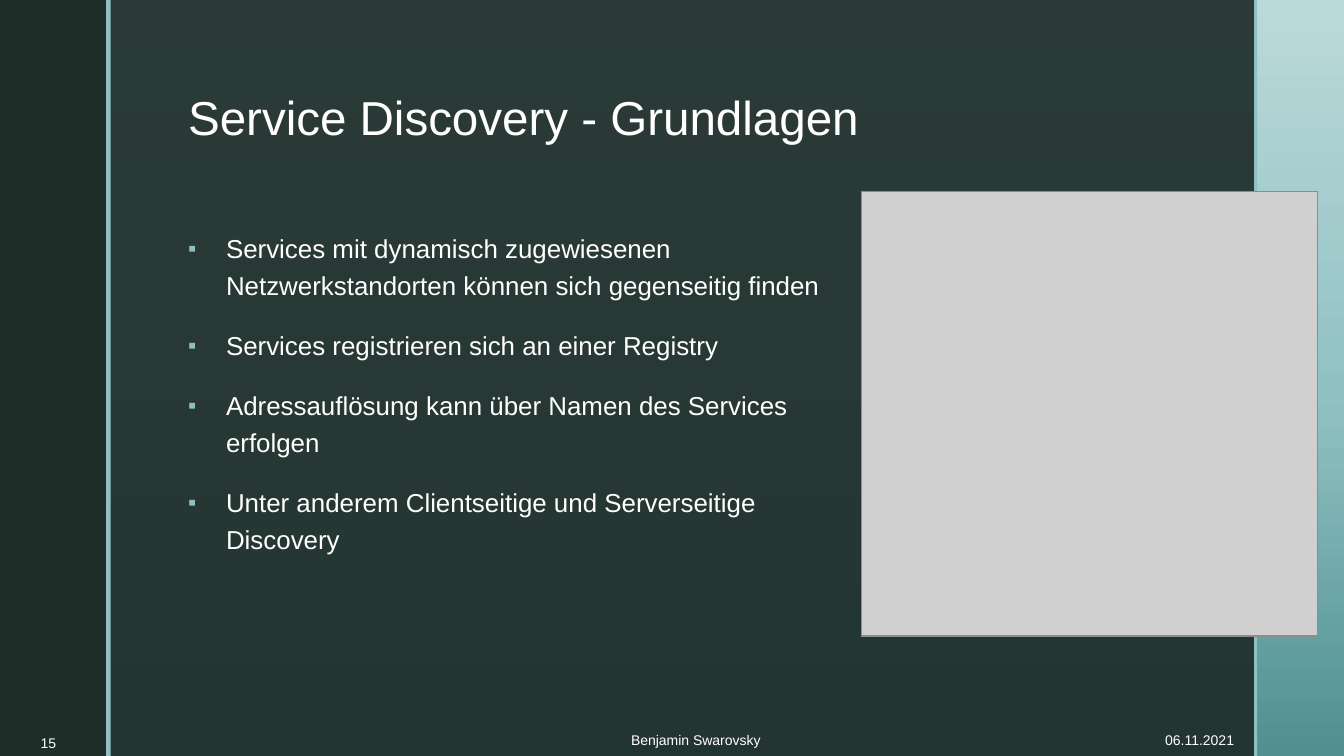
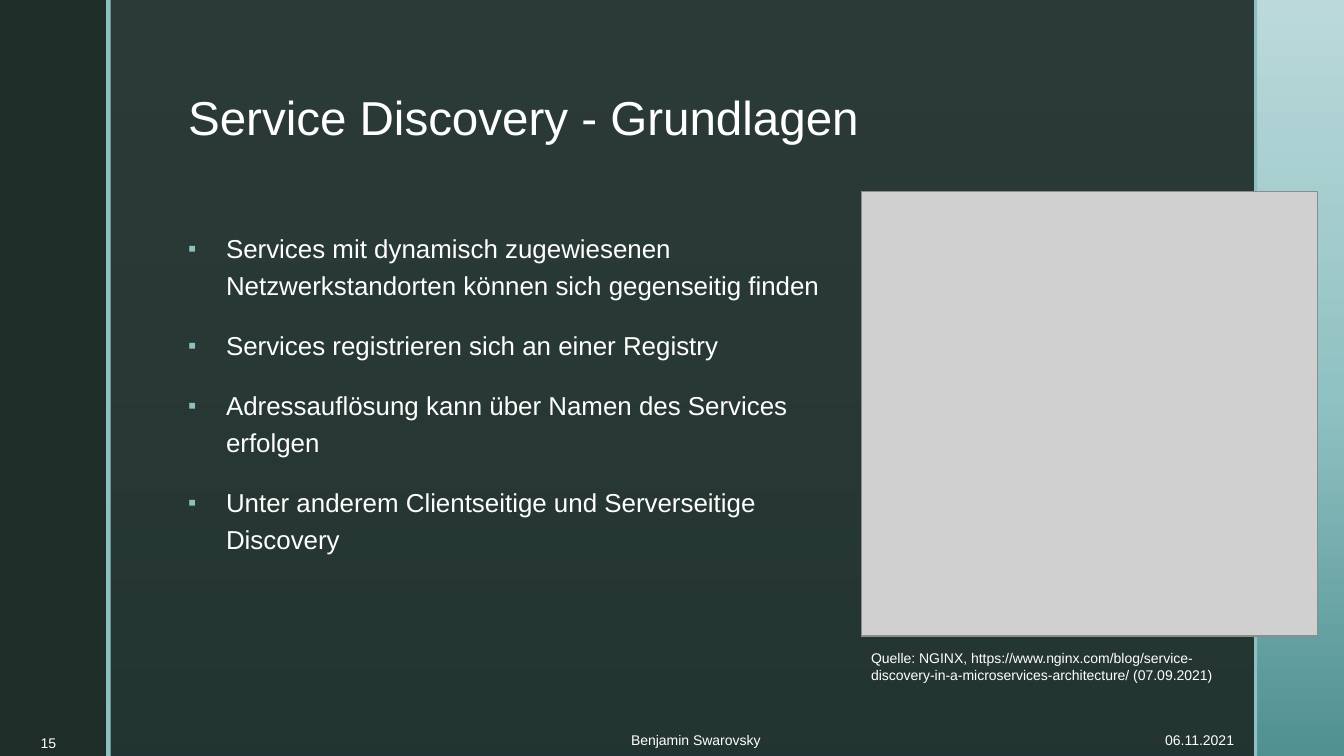
Before and after one commit to BenjaminS01/Abschluss, a slide deck: slide 15 of Vortrag.pptx. Drawn at 1344x756 pixels with LibreOffice and Linux fonts; fonts in the diff are those of the drawing; grey boxes stand for pictures; background and template pictures are left out. Boxes give left, top, right and bottom in pixels: in the first picture for what was removed or moved away, otherwise in the second. Text is boxed around its words. In the diff, an @@ line names an element or a change of style, - is before the commit and + after.

Commit message:
Quellen beschriftung angefangen

```diff
--- a/Vortrag.pptx
+++ b/Vortrag.pptx
@@ text added at (x1=871, y1=653, x2=1212, y2=683), 10 pt, text #FFFFFF @@
+Quelle: NGINX, https://www.nginx.com/blog/service-discovery-in-a-microservices-architecture/ (07.09.2021)
```
Also in this commit, not shown: 8 other slides changed.
